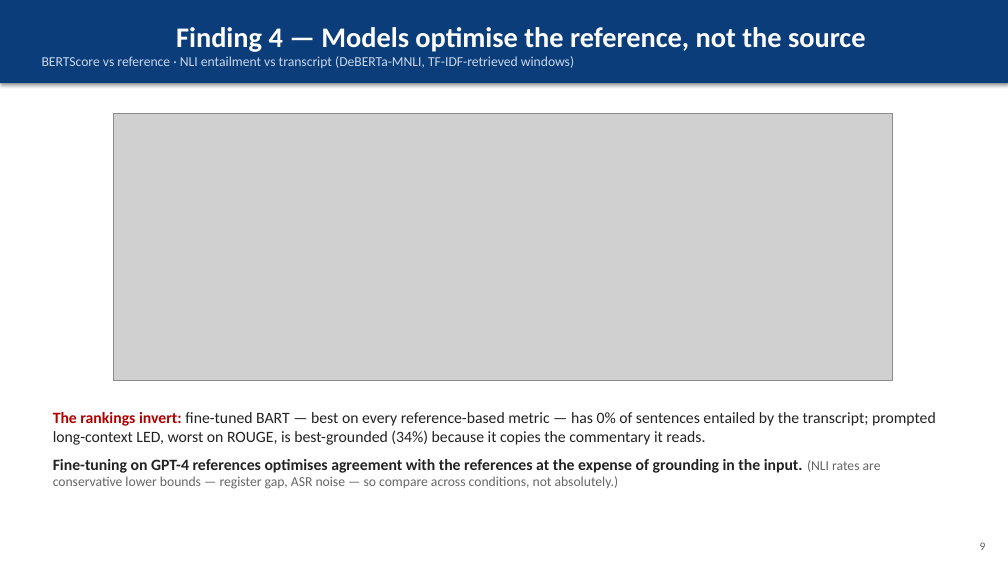
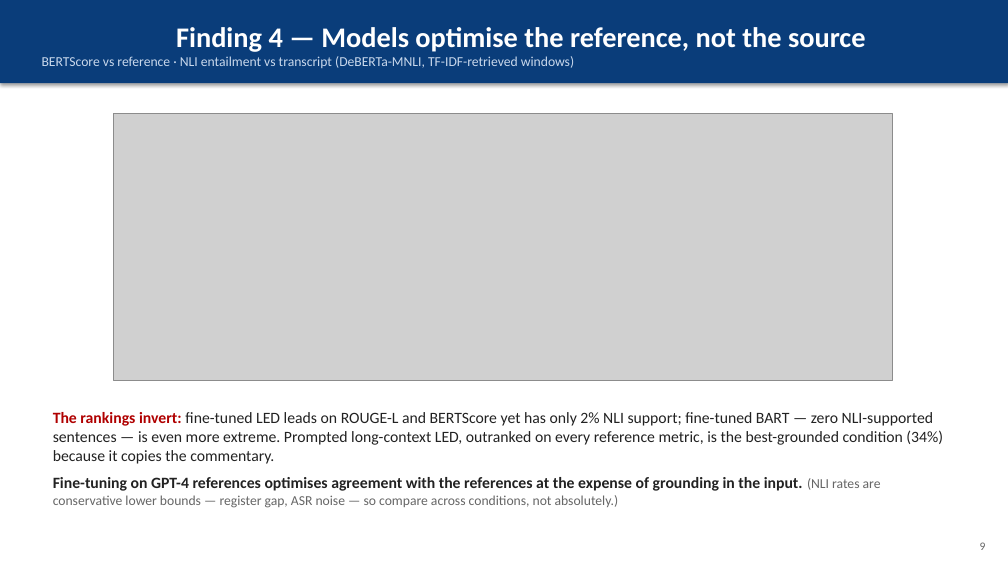
Before and after one commit to christiandalfarra/ANLP_Project, a slide deck: slide 9 of report/slides/ANLP_slides.pptx. Drawn at 1008x567 pixels with LibreOffice and Linux fonts; fonts in the diff are those of the drawing; grey boxes stand for pictures. Boxes give left, top, right and bottom in pixels: in the first picture for what was removed or moved away, otherwise in the second. Text is boxed around its words. In the diff, an @@ line names an element or a change of style, - is before the commit and + after.

```diff
--- a/report/slides/ANLP_slides.pptx
+++ b/report/slides/ANLP_slides.pptx
@@ text at [53, 412, 943, 464]: text changed @@
-The rankings invert: fine-tuned BART — best on every reference-based metric — has 0% of sentences entailed by the transcript; prompted long-context LED, worst on ROUGE, is best-grounded (34%) because it copies the commentary it reads.
+The rankings invert: fine-tuned LED leads on ROUGE-L and BERTScore yet has only 2% NLI support; fine-tuned BART — zero NLI-supported sentences — is even more extreme. Prompted long-context LED, outranked on every reference metric, is the best-grounded condition (34%) because it copies the commentary.
```
Also in this commit, not shown: 1 other slide changed, 5 other files.
